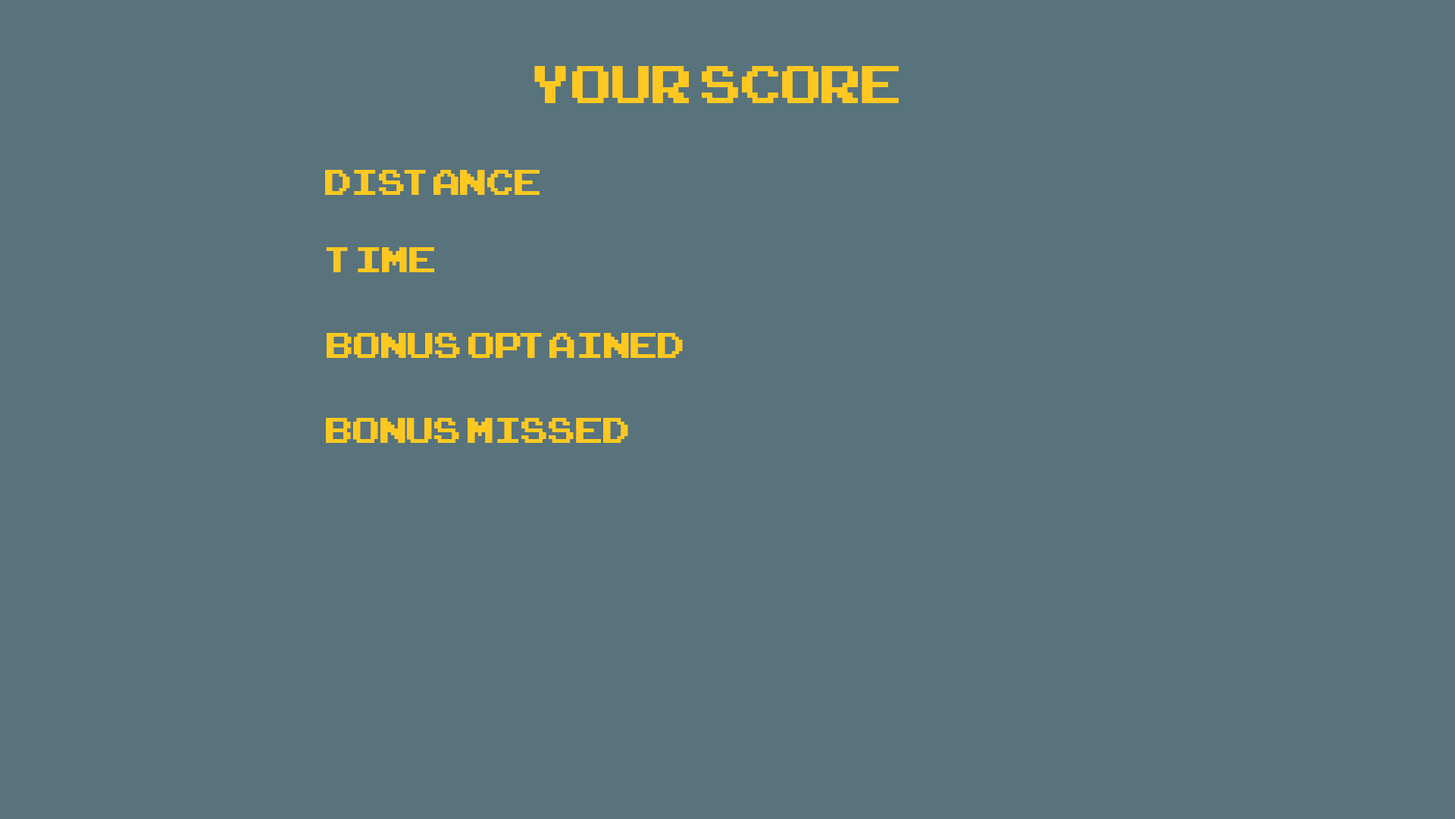
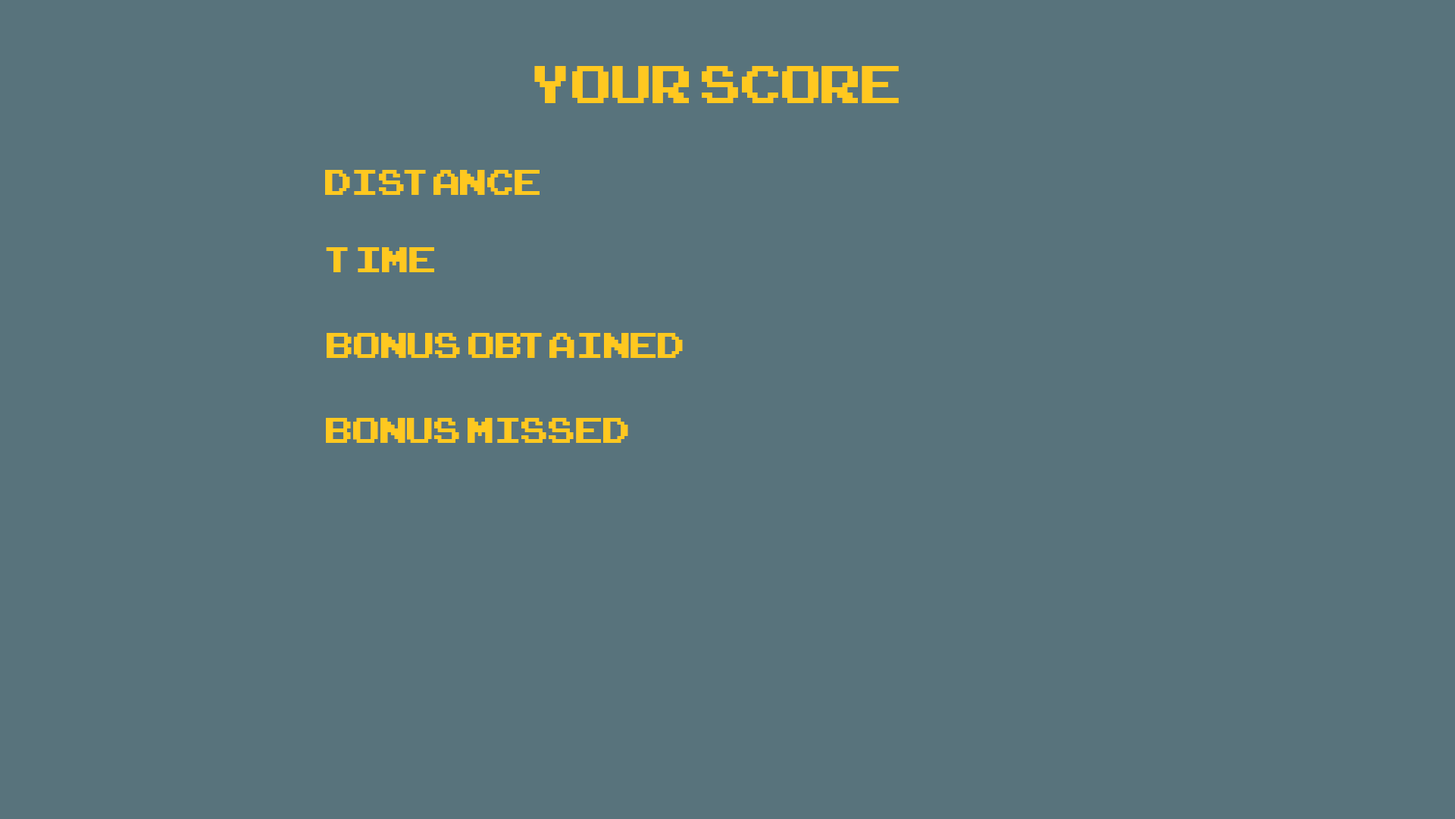
Layer changes from the first 1455×819 image to the second:
renamed "bonus optained" to "bonus oBtained", painted on it over bbox(495, 332, 521, 358)
